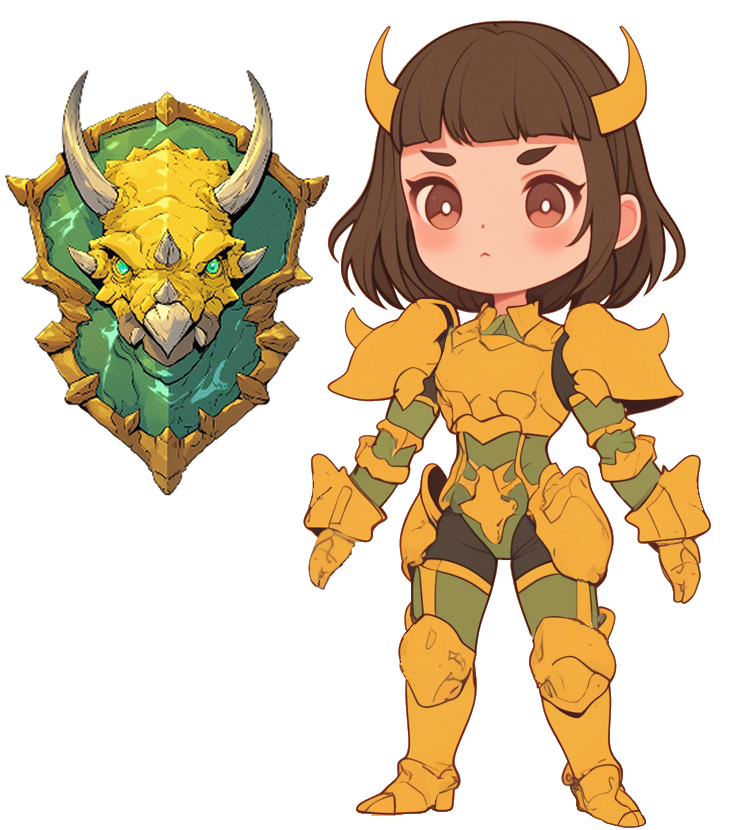
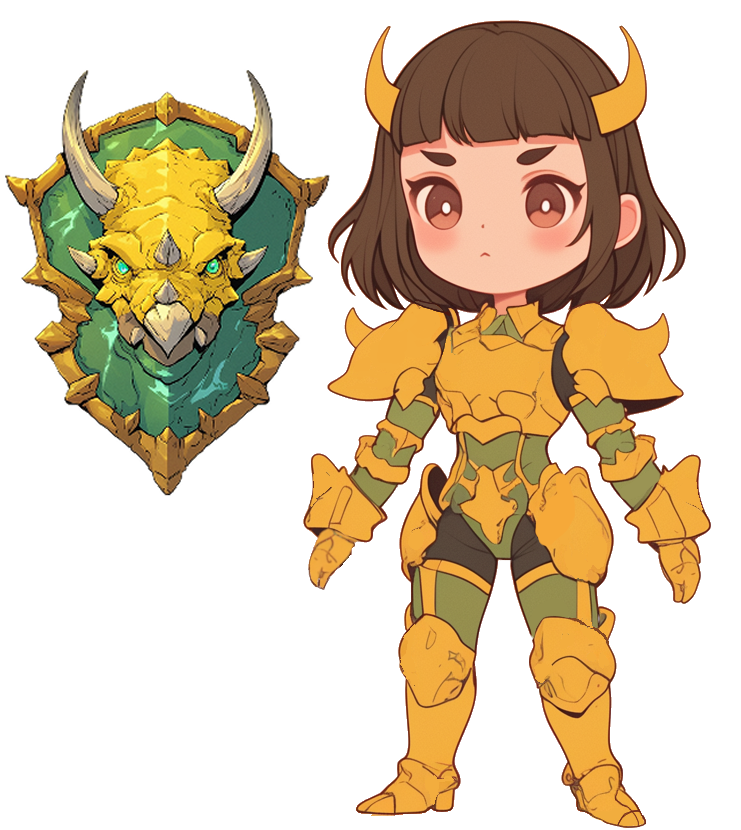
The second 741×830 image is a revision of the first. Changes to its layers:
moved "body" above "head" over [535, 473, 575, 547]
moved "right arm" above "right hand" over [410, 296, 459, 316]
